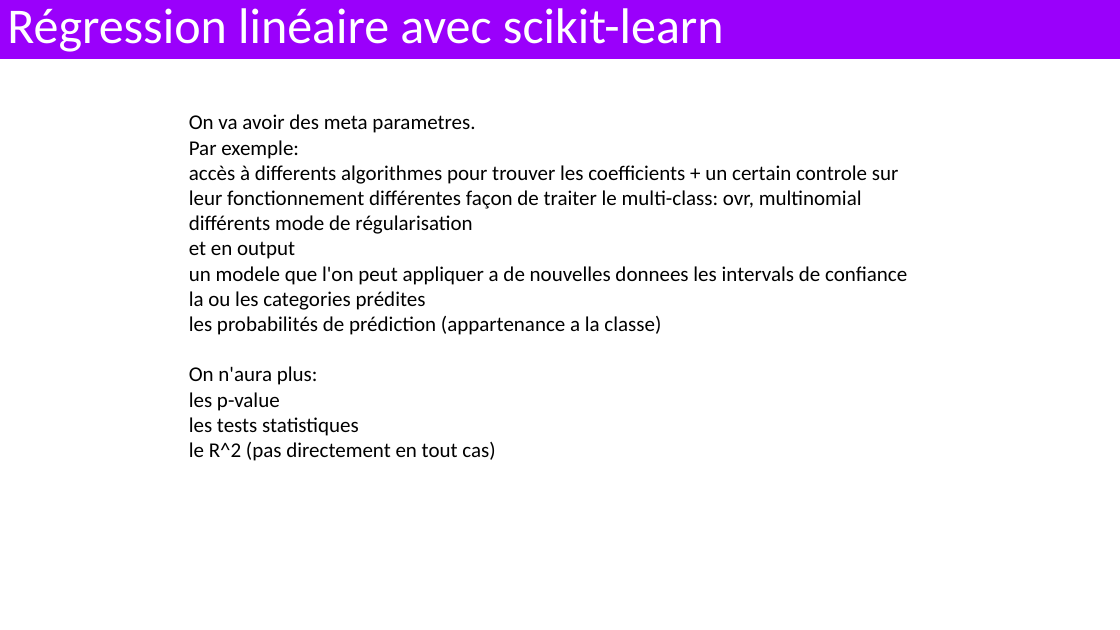
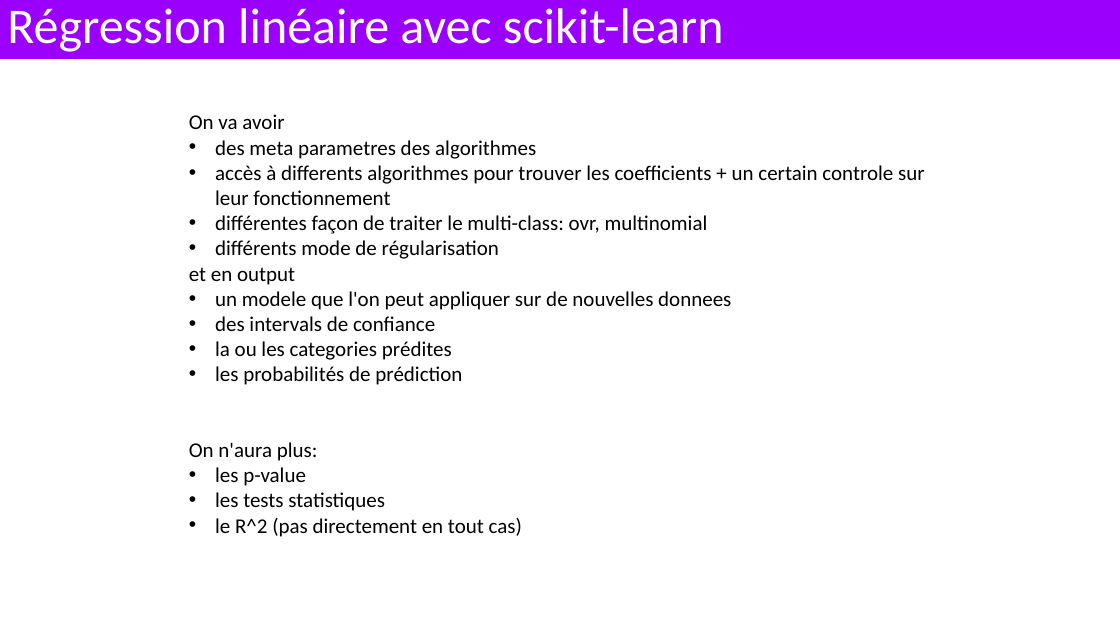
Before and after one commit to alexisperrier/XEmines_DataScience_2020, a slide deck: slide 22 of slides/XEM20_S1D5_biais_variance.pptx. Drawn at 1120x630 pixels with LibreOffice and Linux fonts; fonts in the diff are those of the drawing. Boxes give left, top, right and bottom in pixels: in the first picture for what was removed or moved away, otherwise in the second. Text is boxed around its words. In the diff, an @@ line names an element or a change of style, - is before the commit and + after.

```diff
--- a/slides/XEM20_S1D5_biais_variance.pptx
+++ b/slides/XEM20_S1D5_biais_variance.pptx
@@ text at bbox=[189, 114, 925, 234]: text changed @@
-On va avoir des meta parametres.
-Par exemple:
-accès à differents algorithmes pour trouver les coefficients + un certain controle sur leur fonctionnement différentes façon de traiter le multi-class: ovr, multinomial
+On va avoir
+• des meta parametres des algorithmes
+• accès à differents algorithmes pour trouver les coefficients + un certain controle sur leur fonctionnement
+• différentes façon de traiter le multi-class: ovr, multinomial
@@ text at bbox=[215, 240, 522, 537]: bullet none to • @@
@@ text at bbox=[215, 291, 731, 331]: text changed @@
-un modele que l'on peut appliquer a de nouvelles donnees les intervals de confiance
+• un modele que l'on peut appliquer sur de nouvelles donnees
+• des intervals de confiance
@@ text at bbox=[215, 366, 462, 385]: text changed @@
-les probabilités de prédiction (appartenance a la classe)
+• les probabilités de prédiction
```
Also in this commit, not shown: 7 other slides changed, 3 other files.
